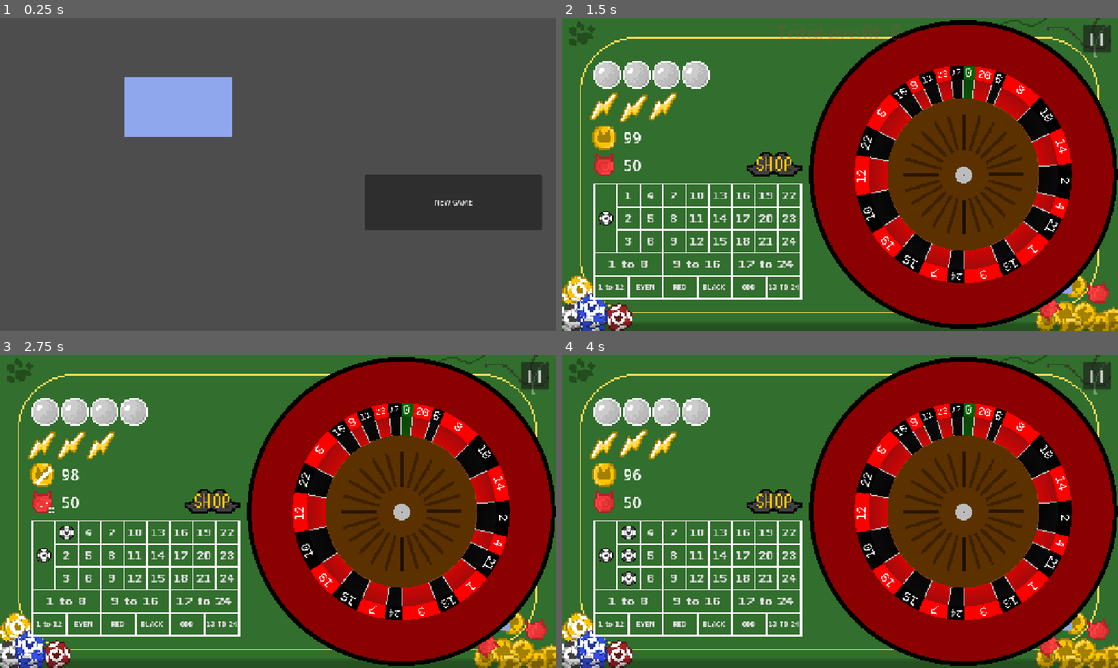
Above: before the commit, frames 1-4 (two rows, left to right).
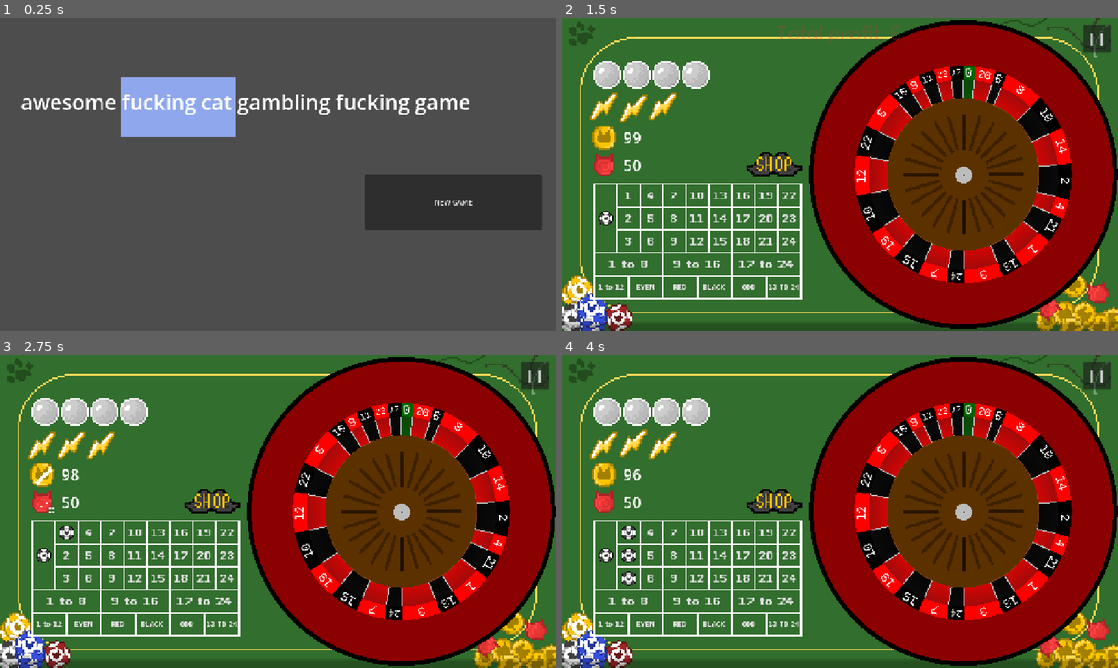
Above: after the commit, the same moments.

Repository: DuneRanger/Very-Serious-GameJam-2026
Game: Godot game, scene res://scenes/main.tscn
The game is run twice, just before and just after one commit, with the same random seed, the same clock (stepped at 60 frames per second) and the same inputs. Sound files missing from this copy of the repository are replaced by a short silence.
Inputs:
- Up to frame 1 (0.25 s): no input
- Up to frame 2 (1.5 s): click "NEW GAME" at 0.5 s; click "0" at 1.25 s
- Up to frame 3 (2.75 s): click "1" at 2 s
- Up to frame 4 (4 s): click "2" at 2.75 s; click "3" at 3.5 s

The runs differ from the first frame. In frame 1, 1.9% of the frame differs, in the area x 3-85%, y 18-38%; in frame 2, less than 0.1%; in frame 3, less than 0.1%; in frame 4, less than 0.1%.

Commit message:
added more shop items and a item description

Diff:
--- a/scenes/game/game_manager/game_manager.gd
+++ b/scenes/game/game_manager/game_manager.gd
@@ -36,6 +36,11 @@
 
 signal signal_buy_item (id : int)
 
+signal signal_shop_start_hover (id : int)
+signal signal_shop_stop_hover ()
+
+signal signal_mr_cat_swag
+
 const base_cell_weight : float = 1.0
 
 func modify_boost_count (amount : int):
--- a/scenes/game/game_scene/roulette/roulette_cell.gd
+++ b/scenes/game/game_scene/roulette/roulette_cell.gd
@@ -17,3 +17,8 @@
 	number = num
 	colour = col
 	weight = w
+
+func _to_string() -> String:
+	var color_str = "red" if (colour == Color.RED) else "black"
+	var out = color_str + " " + str(number)
+	return out
--- a/scenes/game/main_menu_scene/main_menu.tscn
+++ b/scenes/game/main_menu_scene/main_menu.tscn
@@ -13,10 +13,18 @@
 text = "NEW GAME"
 
 [node name="EpicRect" type="ColorRect" parent="." unique_id=1565200869]
-offset_left = 288.0
+offset_left = 280.0
 offset_top = 136.0
-offset_right = 536.0
+offset_right = 544.0
 offset_bottom = 272.0
 color = Color(0.56025434, 0.65292406, 0.9261292, 1)
 
+[node name="Label" type="Label" parent="." unique_id=501622967]
+offset_left = 48.0
+offset_top = 160.0
+offset_right = 1083.0
+offset_bottom = 328.0
+theme_override_font_sizes/font_size = 48
+text = "awesome fucking cat gambling fucking game"
+
 [connection signal="button_down" from="NewGameButton" to="." method="_on_new_game_button_button_down"]
--- /dev/null
+++ b/scenes/game/shop_scene/items/gigaburger.gd
@@ -0,0 +1,24 @@
+class_name gigaburger extends ShopItem
+
+var cost : int = 7
+var image_path : String = "res://assets/textures/items/item_gigaburger.png"
+var name : String = "Gigaburger"
+var description : String = "MMMMMMM GIGAburger"
+
+func get_cost() -> int:
+	return cost
+
+func get_image_path() -> String:
+	return image_path
+
+func _init() -> void:
+	return
+
+func get_name() -> String:
+	return name
+
+func get_description() -> String:
+	return description
+
+func apply_effect() -> void:
+	print("But imagine it worked no")
--- /dev/null
+++ b/scenes/game/shop_scene/items/hamburger.gd
@@ -0,0 +1,24 @@
+class_name hamburger extends ShopItem
+
+var cost : int = 3
+var image_path : String = "res://assets/textures/items/item_hamburger.png"
+var name : String = "Hamburger"
+var description : String = "MMM Hamburger"
+
+func get_cost() -> int:
+	return cost
+
+func get_image_path() -> String:
+	return image_path
+
+func _init() -> void:
+	return
+
+func get_name() -> String:
+	return name
+
+func get_description() -> String:
+	return description
+
+func apply_effect() -> void:
+	print("But imagine it worked no")
--- /dev/null
+++ b/scenes/game/shop_scene/items/ink.gd
@@ -0,0 +1,30 @@
+class_name ink extends ShopItem
+
+var cost : int = 3
+var image_path : String = "res://assets/textures/items/item_ink.png"
+var name : String = "Ink"
+var description : String
+var target_cell : RouletteCell
+
+func select_target_cell():
+	target_cell = RouletteCell.new(1, Color.RED, 1.0)
+
+func get_cost() -> int:
+	return cost
+
+func get_image_path() -> String:
+	return image_path
+
+func _init() -> void:
+	select_target_cell()
+	description = "Paints a " + str(target_cell.colour) + " " + str(target_cell.number) + " black."
+	return
+
+func get_name() -> String:
+	return name
+
+func get_description() -> String:
+	return description
+
+func apply_effect() -> void:
+	print("But imagine it worked no")
--- /dev/null
+++ b/scenes/game/shop_scene/items/pencil.gd
@@ -0,0 +1,30 @@
+class_name pencil extends ShopItem
+
+var cost : int = 3
+var image_path : String = "res://assets/textures/items/pencil.png"
+var name : String = "Pencil"
+var description : String
+var new_cell : RouletteCell
+
+func make_cell():
+	var cell_num = randf_range(1, 24)
+	new_cell = RouletteCell.new(cell_num, Color.RED, 1.0)
+
+func get_cost() -> int:
+	return cost
+
+func get_image_path() -> String:
+	return image_path
+
+func _init() -> void:
+	make_cell()
+	description = "Adds a " + str(new_cell) + " the roullete."
+
+func get_name() -> String:
+	return name
+
+func get_description() -> String:
+	return description
+
+func apply_effect() -> void:
+	print("But imagine it worked no")
--- a/scenes/game/shop_scene/items/propeller_hat.gd
+++ b/scenes/game/shop_scene/items/propeller_hat.gd
@@ -3,7 +3,7 @@
 class_name propeller_hat
 
 var cost : int = 3
-var image_path : String = "res://assets/textures/items/item_propeller hat.png"
+var image_path : String = "res://assets/textures/items/item_propeller_hat.png"
 var name : String = "Propeller Hat"
 var description : String = "Propells you :D"
 
--- /dev/null
+++ b/scenes/game/shop_scene/items/red_ink.gd
@@ -0,0 +1,30 @@
+class_name red_ink extends ShopItem
+
+var cost : int = 3
+var image_path : String = "res://assets/textures/items/item_red_ink.png"
+var name : String ="Red Ink"
+var description : String
+var target_cell : RouletteCell
+
+func select_target_cell():
+	target_cell = RouletteCell.new(1, Color.BLACK, 1.0)
+
+func get_cost() -> int:
+	return cost
+
+func get_image_path() -> String:
+	return image_path
+
+func _init() -> void:
+	select_target_cell()
+	description = "Paints a " + str(target_cell.colour) + " " + str(target_cell.number) + " red."
+	return
+
+func get_name() -> String:
+	return name
+
+func get_description() -> String:
+	return description
+
+func apply_effect() -> void:
+	print("But imagine it worked no")
--- a/scenes/game/shop_scene/items/sunglasses.gd
+++ b/scenes/game/shop_scene/items/sunglasses.gd
@@ -23,4 +23,4 @@
 	return description
 
 func apply_effect() -> void:
-	GameManagerGlobal.mr_cat_swag = true
+	GameManagerGlobal.signal_mr_cat_swag.emit()
--- a/scenes/game/shop_scene/mr_cat/mr_cat.tscn
+++ b/scenes/game/shop_scene/mr_cat/mr_cat.tscn
@@ -155,37 +155,9 @@
 [node name="Timer" type="Timer" parent="." unique_id=2098244120]
 wait_time = 1.5
 
-[node name="TestButton2" type="Button" parent="." unique_id=600080867]
-offset_left = -472.0
-offset_top = 32.0
-offset_right = -343.0
-offset_bottom = 135.0
-text = "cool"
-metadata/_edit_use_anchors_ = true
-
-[node name="TestButton" type="Button" parent="." unique_id=2035756023]
-offset_left = -616.0
-offset_top = 32.0
-offset_right = -500.0
-offset_bottom = 141.0
-text = "buy"
-metadata/_edit_use_anchors_ = true
-
-[node name="Node" type="Node" parent="." unique_id=190710051]
-
-[node name="TableTest" type="ColorRect" parent="." unique_id=884531663]
-visible = false
-offset_left = -1156.0
-offset_top = 320.0
-offset_right = 1156.0
-offset_bottom = 360.0
-color = Color(0.3882353, 0.09019608, 0.09019608, 1)
-
 [node name="Sprite2D" type="Sprite2D" parent="." unique_id=617086477]
 position = Vector2(-56.375, 0)
 scale = Vector2(4, 4)
 texture = ExtResource("12_56k00")
 
 [connection signal="timeout" from="Timer" to="." method="_on_timer_timeout"]
-[connection signal="pressed" from="TestButton2" to="." method="_on_test_button_2_pressed"]
-[connection signal="pressed" from="TestButton" to="." method="_on_test_button_pressed"]
--- a/scenes/game/shop_scene/mr_cat/mr_cat_animation_manager.gd
+++ b/scenes/game/shop_scene/mr_cat/mr_cat_animation_manager.gd
@@ -5,6 +5,7 @@
 @onready var timer: Timer = $Timer
 
 func _ready() -> void:
+	GameManagerGlobal.signal_mr_cat_swag.connect(play_sunglasses_anim)
 	play_default_anim()
 
 # This animation should play when Mr. Cat is idle
--- a/scenes/game/shop_scene/offered_item.gd
+++ b/scenes/game/shop_scene/offered_item.gd
@@ -6,9 +6,9 @@
 var shop_id
 
 func set_icon(new_image_path : String) -> void:
-	print("Loading image on path: ", new_image_path)
+	#print("Loading image on path: ", new_image_path)
 	var new_image = load(new_image_path)
-	print("Some bullshit: ", new_image)
+	#print("Some bullshit: ", new_image)
 	$Image.texture = new_image
 	is_item_bought = false
 
@@ -23,3 +23,10 @@
 	$Image.visible = false
 	is_item_bought = true
 	$Button.disabled = true
+
+
+func _on_focus_entered() -> void:
+	GameManagerGlobal.signal_shop_start_hover.emit(shop_id)
+
+func _on_focus_exited() -> void:
+	GameManagerGlobal.signal_shop_stop_hover.emit()
--- a/scenes/game/shop_scene/offered_item.tscn
+++ b/scenes/game/shop_scene/offered_item.tscn
@@ -27,3 +27,5 @@
 texture = SubResource("ImageTexture_qu3jn")
 
 [connection signal="button_down" from="Button" to="." method="_on_button_button_down"]
+[connection signal="mouse_entered" from="Button" to="." method="_on_focus_entered"]
+[connection signal="mouse_exited" from="Button" to="." method="_on_focus_exited"]
--- a/scenes/game/shop_scene/shop_scene.gd
+++ b/scenes/game/shop_scene/shop_scene.gd
@@ -1,6 +1,7 @@
 extends Node2D
 
 const offered_items_count : int = 3
+const rare_item_chance : float = 0.3
 var offered_items : Array
 var offered_items_scene_instances : Array
 var offered_items_scenes : Array
@@ -9,16 +10,22 @@
 
 var all_common_offered_items : Array[String] = [
 	"res://scenes/game/shop_scene/items/propeller_hat.gd",
-	"res://scenes/game/shop_scene/items/sunglasses.gd"
+	"res://scenes/game/shop_scene/items/sunglasses.gd",
+	"res://scenes/game/shop_scene/items/ink.gd",
+	"res://scenes/game/shop_scene/items/red_ink.gd",
+	"res://scenes/game/shop_scene/items/hamburger.gd"
 ]
 
 var all_rare_offered_items : Array[String] = [
-	"res://scenes/game/shop_scene/items/dynamite.gd"
+	"res://scenes/game/shop_scene/items/dynamite.gd",
+	"res://scenes/game/shop_scene/items/gigaburger.gd"
 ]
 
 func _ready() -> void:
 	refresh_shop()
 	GameManagerGlobal.signal_buy_item.connect(_on_buy_item)
+	GameManagerGlobal.signal_shop_start_hover.connect(_on_focus_entered)
+	GameManagerGlobal.signal_shop_stop_hover.connect(_on_focus_exited)
 
 func refresh_shop() -> void:
 	delete_old_items()
@@ -26,11 +33,13 @@
 	offer_items()
 
 func generate_item() -> ShopItem:
+	var new_item
+	#while true:
 	var random_roll = randf()
-	var item_selection = all_rare_offered_items if (random_roll < 0.3) else all_common_offered_items
+	var item_selection = all_rare_offered_items if (random_roll < rare_item_chance) else all_common_offered_items
 	var new_item_class_path = item_selection.pick_random()
 	var new_item_class = load(new_item_class_path)
-	var new_item = new_item_class.new()
+	new_item = new_item_class.new()
 	return new_item
 
 func delete_old_items() -> void:
@@ -67,7 +76,18 @@
 	offered_items_scenes[item_id].remove_offer()
 	$MrCat.play_money_anim()
 
-
-
 func _on_fucking_awesome_refresh_button_button_down() -> void:
 	refresh_shop()
+
+func _on_focus_entered(button_id : int):
+	var item = offered_items[button_id]
+	var text = get_offered_item_text(item)
+	$DescriptionLabel.text = text
+
+func _on_focus_exited():
+	print($DescriptionLabel.position)
+	$DescriptionLabel.text = ""
+
+func get_offered_item_text(item : ShopItem) -> String:
+	var out = item.get_name() + "\n\n" + item.get_description() + "\n\nCost: " + str(item.get_cost()) + " rubies"
+	return out
--- a/scenes/game/shop_scene/shop_scene.tscn
+++ b/scenes/game/shop_scene/shop_scene.tscn
@@ -55,11 +55,25 @@
 theme_override_constants/separation = 64
 
 [node name="FuckingAwesomeRefreshButton" type="Button" parent="." unique_id=1644342408]
-offset_left = -192.0
-offset_top = 64.0
-offset_right = -64.0
-offset_bottom = 128.0
+offset_left = -200.0
+offset_top = -344.0
+offset_right = -24.0
+offset_bottom = -280.0
 text = "refresh"
+
+[node name="DescriptionLabel" type="RichTextLabel" parent="." unique_id=392925174]
+anchors_preset = 15
+anchor_right = 1.0
+anchor_bottom = 1.0
+offset_left = -616.0
+offset_top = -88.0
+offset_right = -128.0
+offset_bottom = 232.0
+grow_horizontal = 2
+grow_vertical = 2
+size_flags_horizontal = 4
+mouse_filter = 2
+theme_override_font_sizes/normal_font_size = 32
 
 [connection signal="button_down" from="GameButton" to="MrCat" method="_on_game_button_button_down"]
 [connection signal="button_down" from="FuckingAwesomeRefreshButton" to="." method="_on_fucking_awesome_refresh_button_button_down"]
--- a/scenes/main.gd
+++ b/scenes/main.gd
@@ -26,6 +26,7 @@
 
 	GameManagerGlobal.current_showed_scene = GameEnums.switching_scenes.MAIN_MENU_SCENE
 	current_scene = main_menu_scene
+	add_child(main_menu_scene)
 	GameManagerGlobal.signal_switch_scene.connect(scene_switch)
 
 func new_game():
--- a/scenes/main.tscn
+++ b/scenes/main.tscn
@@ -10,5 +10,3 @@
 main_menu_scene_preloaded = ExtResource("4_jyhfs")
 game_scene_preloaded = ExtResource("2_sugp2")
 shop_scene_preloaded = ExtResource("3_jyhfs")
-
-[node name="MainMenu" parent="." unique_id=1434438599 instance=ExtResource("4_jyhfs")]
Renamed: assets/textures/items/item_excercise.png -> assets/textures/items/item_exercise.png
Not shown, changed: assets/textures/items/item_exercise.png.import
Renamed: assets/textures/items/item_propeller hat.png -> assets/textures/items/item_propeller_hat.png
Not shown, changed: assets/textures/items/item_propeller_hat.png.import
Not shown, added: scenes/game/shop_scene/items/gigaburger.gd.uid
Not shown, added: scenes/game/shop_scene/items/hamburger.gd.uid
Not shown, added: scenes/game/shop_scene/items/ink.gd.uid
Not shown, added: scenes/game/shop_scene/items/pencil.gd.uid
Not shown, added: scenes/game/shop_scene/items/red_ink.gd.uid
